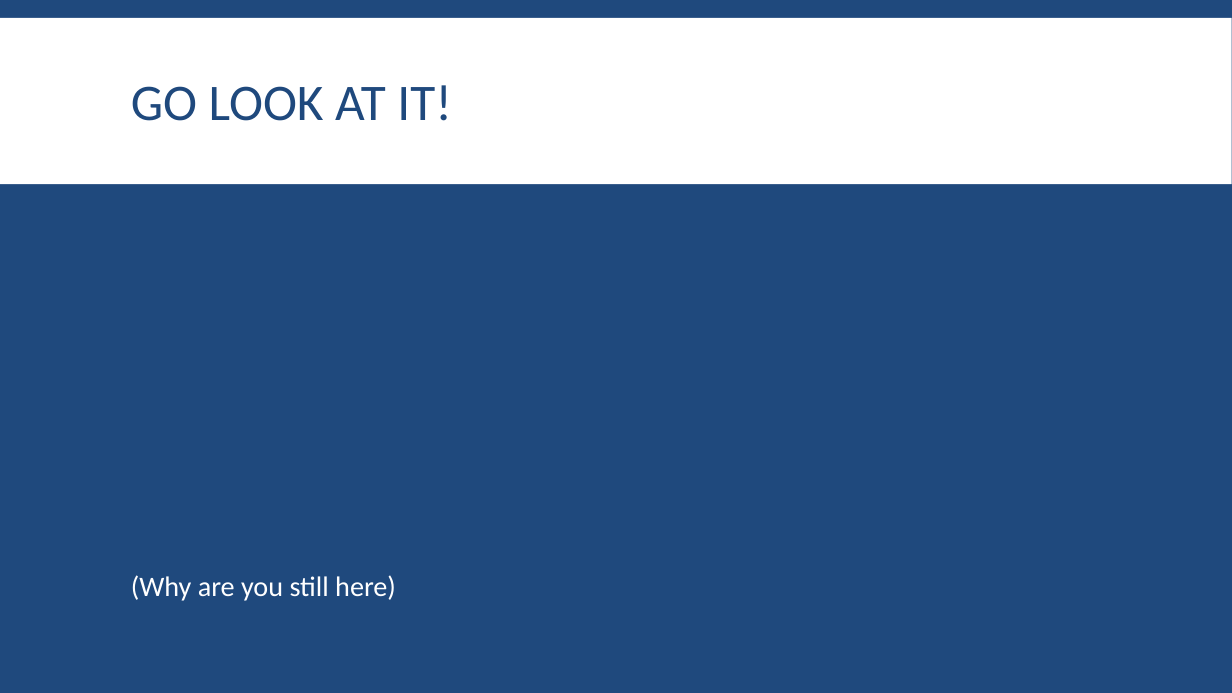
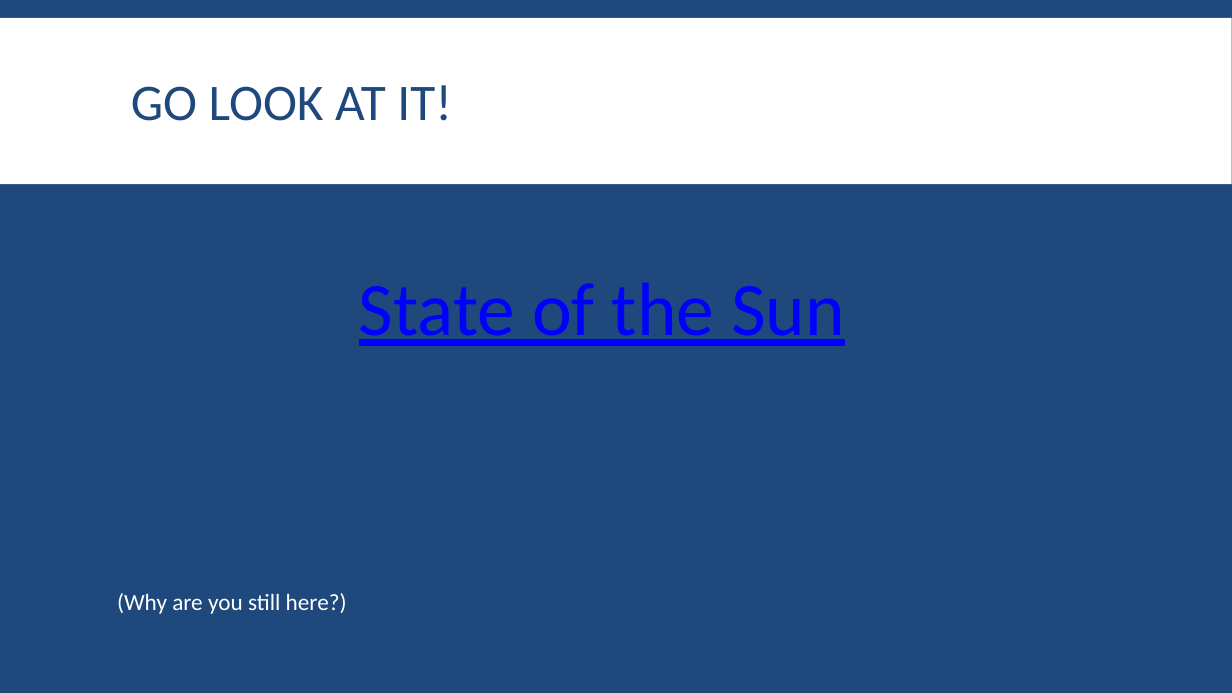
Before and after one commit to sheygarga/Project2Group1, a slide deck: slide 8 of State of the Sun_Group1 PPT_032018.pptx. Drawn at 1232x693 pixels with LibreOffice and Linux fonts; fonts in the diff are those of the drawing. Boxes give left, top, right and bottom in pixels: in the first picture for what was removed or moved away, otherwise in the second. Text is boxed around its words. In the diff, an @@ line names an element or a change of style, - is before the commit and + after.

Commit message:
add app link to ppt

```diff
--- a/State of the Sun_Group1 PPT_032018.pptx
+++ b/State of the Sun_Group1 PPT_032018.pptx
@@ text at bbox=[117, 282, 845, 614]: text changed; size 22 to 18.1 pt @@
-(Why are you still here)
+State of the Sun
+(Why are you still here?)
```
